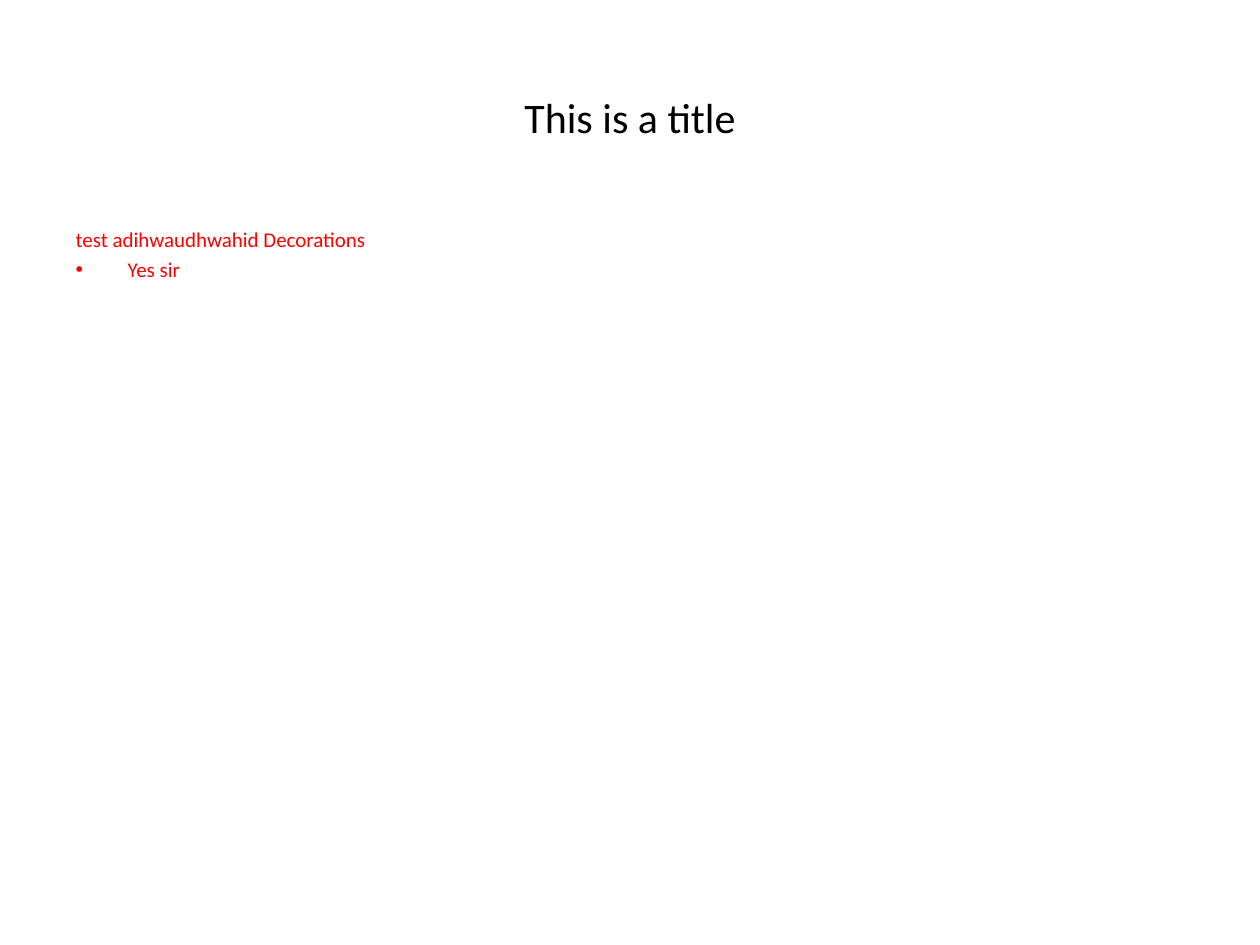
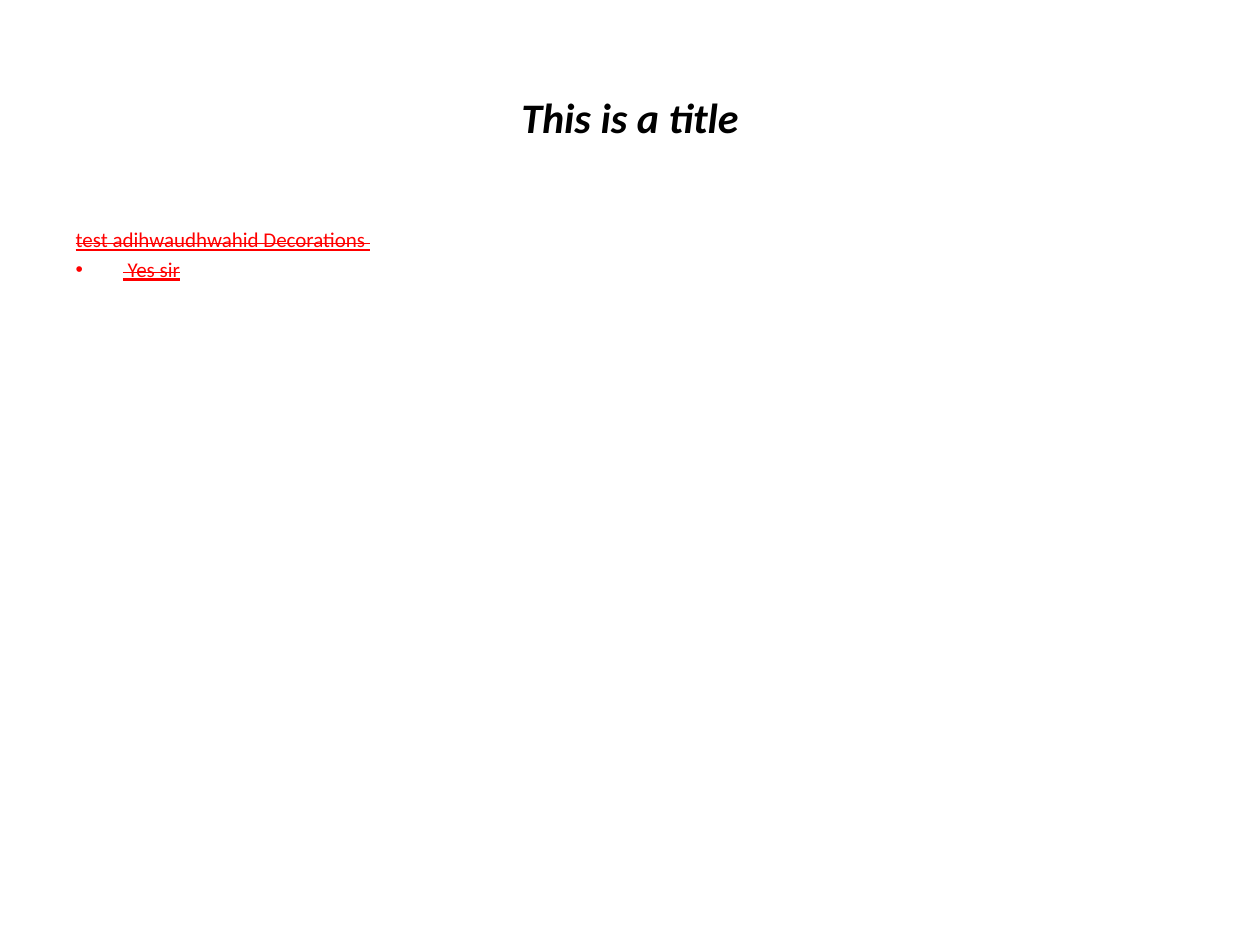
Before and after one commit to monstrotac/JsonConverterProject, a slide deck: slide 1 of JsonConverter/src/main/resources/OutputFolder/test.pptx. Drawn at 1260x945 pixels with LibreOffice and Linux fonts; fonts in the diff are those of the drawing. Boxes give left, top, right and bottom in pixels: in the first picture for what was removed or moved away, otherwise in the second. Text is boxed around its words. In the diff, an @@ line names an element or a change of style, - is before the commit and + after.

```diff
--- a/JsonConverter/src/main/resources/OutputFolder/test.pptx
+++ b/JsonConverter/src/main/resources/OutputFolder/test.pptx
@@ title "This is a title" at (x1=521, y1=103, x2=739, y2=134): bold on, italic on @@
@@ text "test adihwaudhwahid Decorations Yes sir" at (x1=76, y1=232, x2=365, y2=281): underline on, strikethrough on @@
```
Also in this commit, not shown: 1 other slide changed, 5 other files.
